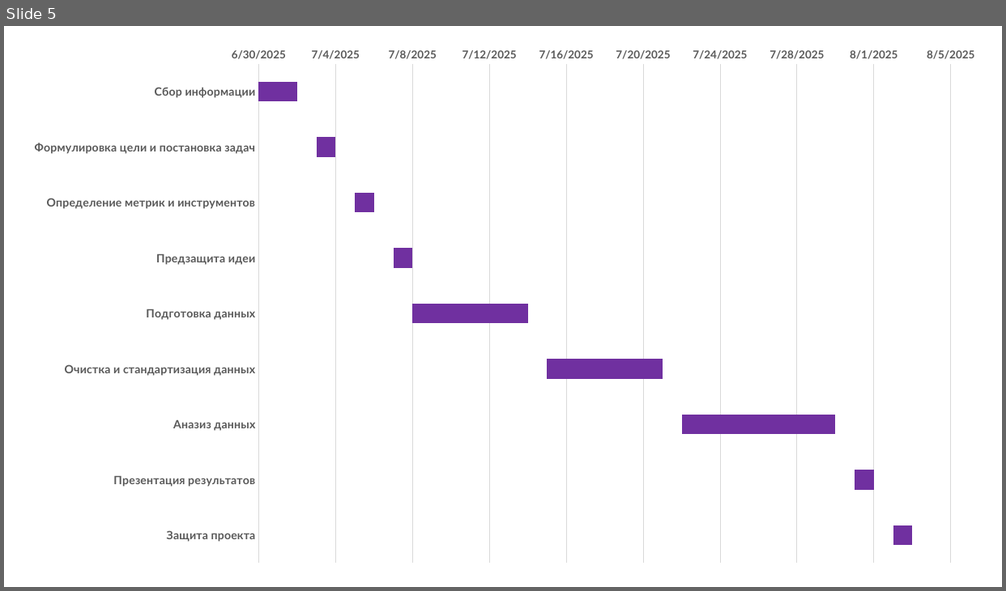
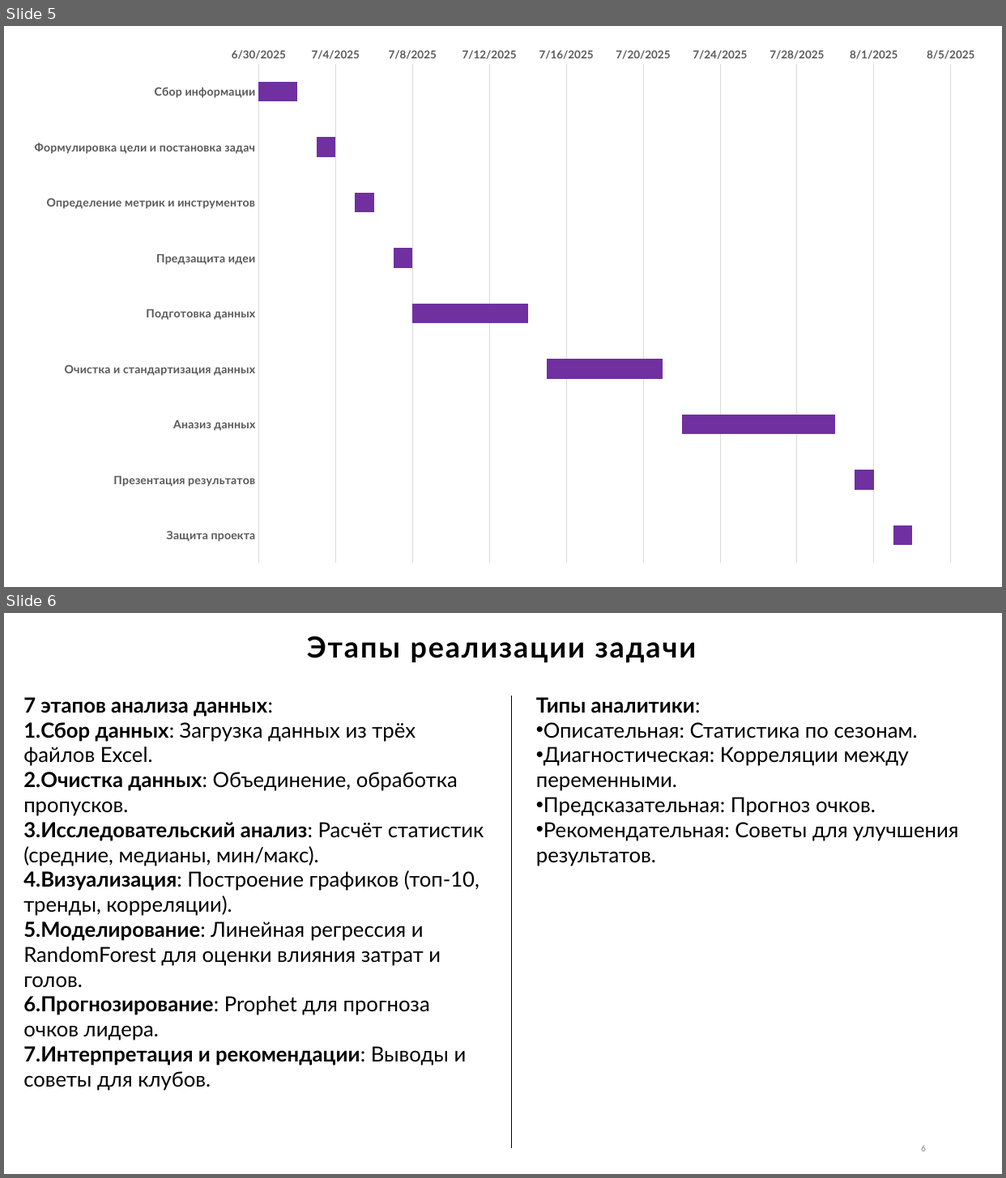
Before and after one commit to dimasultan/APL, a slide deck: АПЛ.pptx. Shown one above the other, each under a label of ours: slide 5 before the commit, slides 5 and 6 after it. The pictures are 1006x591 and 1006x1178 pixels, drawn with LibreOffice and Linux fonts; fonts in the diff are those of the drawing. Boxes give left, top, right and bottom in pixels: in the first picture for what was removed or moved away, otherwise in the second. Text is boxed around its words. In the diff, an @@ line names an element or a change of style, - is before the commit and + after.

```diff
--- a/АПЛ.pptx
+++ b/АПЛ.pptx
@@ slide 6 added at (4, 613, 1002, 1174), background #FFFFFF @@
@@ title added at (307, 636, 697, 663), 28 pt, text #000000, bold @@
+Этапы реализации задачи
@@ text added at (23, 697, 484, 1091), 20 pt, text #000000 @@
+7 этапов анализа данных:
+1. Сбор данных: Загрузка данных из трёх файлов Excel.
+2. Очистка данных: Объединение, обработка пропусков.
+3. Исследовательский анализ: Расчёт статистик (средние, медианы, мин/макс).
+4. Визуализация: Построение графиков (топ-10, тренды, корреляции).
+5. Моделирование: Линейная регрессия и RandomForest для оценки влияния затрат и голов.
+6. Прогнозирование: Prophet для прогноза очков лидера.
+7. Интерпретация и рекомендации: Выводы и советы для клубов.
@@ line added from (512, 696) to (512, 1148), #000000 0.5 pt @@
@@ text added at (536, 697, 958, 867), 20 pt, text #000000 @@
+Типы аналитики:
+• Описательная: Статистика по сезонам.
+• Диагностическая: Корреляции между переменными.
+• Предсказательная: Прогноз очков.
+• Рекомендательная: Советы для улучшения результатов.
@@ page number added at (921, 1145, 926, 1152), 9 pt, text #8C8C8C @@
+6
```
Also in this commit, not shown: 2 slides changed, 15 other slides added.
